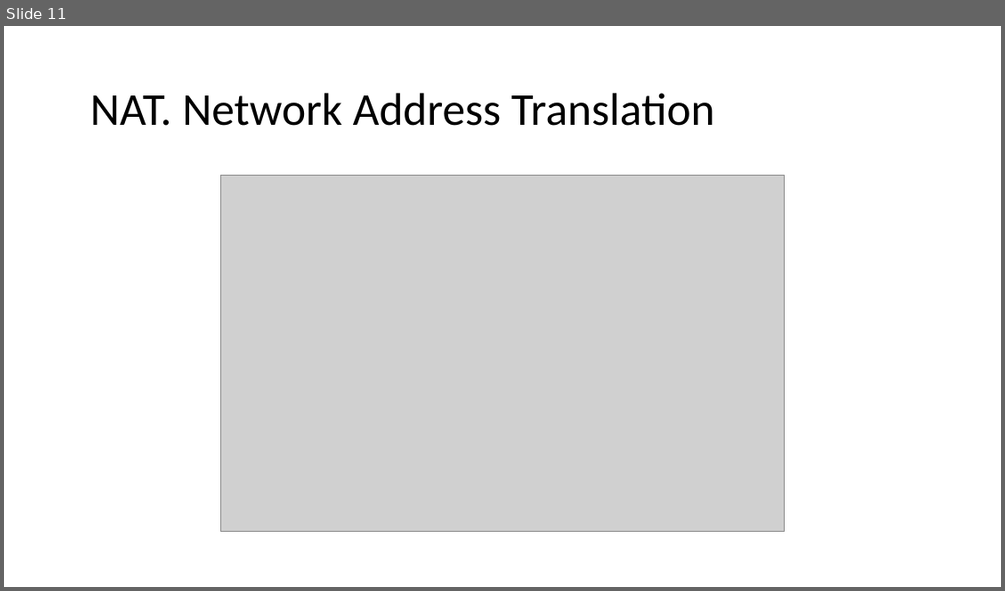
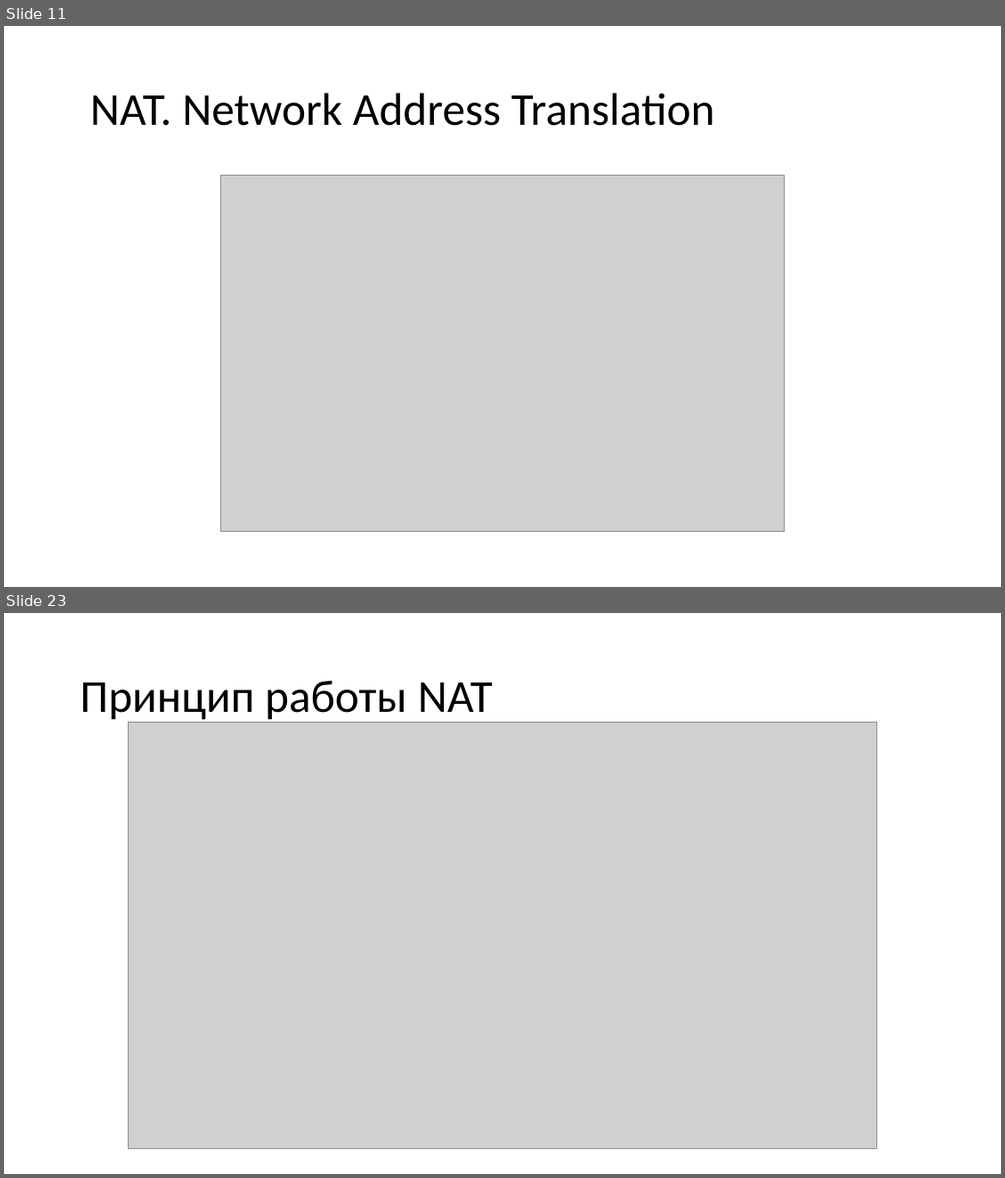
Before and after one commit to gas533/itn, a slide deck: 1.8 Transport Layer/1.8.5 NAT.pptx. Shown one above the other, each under a label of ours: slide 11 before the commit, slides 11 and 23 after it; the slides between them are not shown. The pictures are 1005x591 and 1005x1178 pixels, drawn with LibreOffice and Linux fonts; fonts in the diff are those of the drawing; grey boxes stand for pictures. Boxes give left, top, right and bottom in pixels: in the first picture for what was removed or moved away, otherwise in the second. Text is boxed around its words. In the diff, an @@ line names an element or a change of style, - is before the commit and + after.

```diff
--- a/1.8 Transport Layer/1.8.5 NAT.pptx
+++ b/1.8 Transport Layer/1.8.5 NAT.pptx
@@ slide 23 added at (4,613,1001,1174), background #FFFFFF @@
@@ title added at (80,681,493,722), 44 pt, text #000000 @@
+Принцип работы NAT
@@ picture added at (128,722,877,1149) @@
```
Also in this commit, not shown: 15 other slides added, 1 slide removed.
